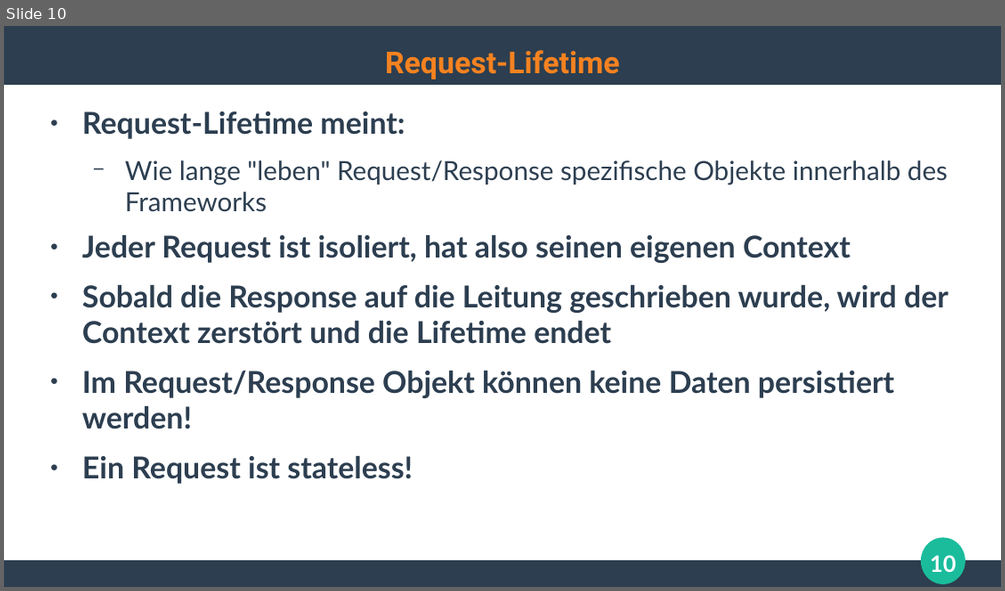
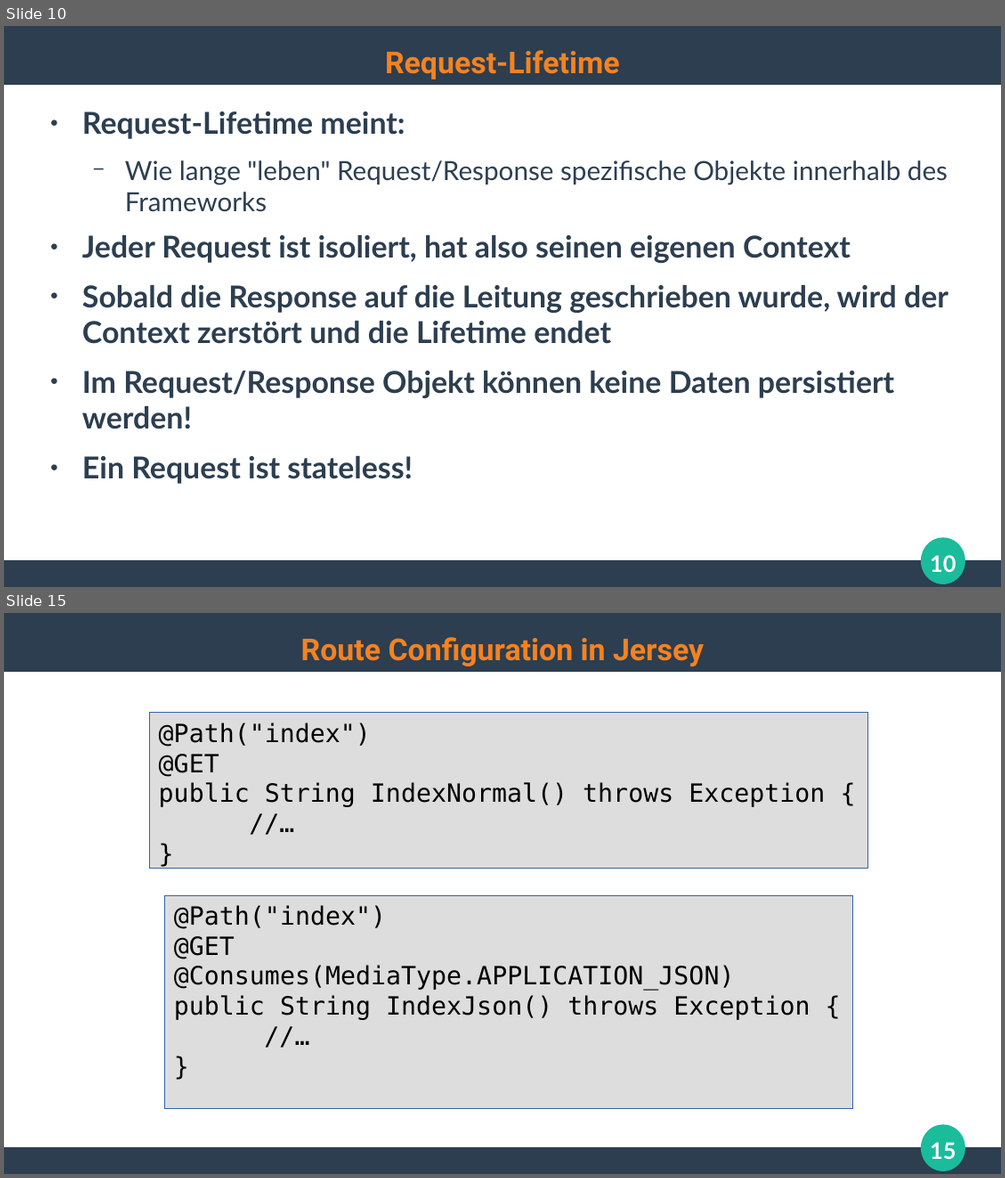
Before and after one commit to ghandmann/HS-AlbSig-WebAnwendungen2, a slide deck: Kapitel/04_WebFrameworks_1x1.odp. Shown one above the other, each under a label of ours: slide 10 before the commit, slides 10 and 15 after it; the slides between them are not shown. The pictures are 1005x591 and 1005x1178 pixels, drawn with LibreOffice and Linux fonts; fonts in the diff are those of the drawing. Boxes give left, top, right and bottom in pixels: in the first picture for what was removed or moved away, otherwise in the second. Text is boxed around its words. In the diff, an @@ line names an element or a change of style, - is before the commit and + after.

```diff
--- a/Kapitel/04_WebFrameworks_1x1.odp
+++ b/Kapitel/04_WebFrameworks_1x1.odp
@@ slide 15 added at bbox=[4, 613, 1001, 1174], background #FFFFFF; not listed: 3 template elements that a slide beside it also shows @@
@@ title added at bbox=[301, 637, 704, 666], 24 pt, text #F58220, bold @@
+Route Configuration in Jersey
@@ rectangle added at bbox=[150, 713, 868, 868], fill #DDDDDD, outline #3465A4 0 pt, 20 pt, text #000000 @@
+@Path("index")
+@GET
+public String IndexNormal() throws Exception {
+//…
+}
@@ rectangle added at bbox=[165, 895, 852, 1109], fill #DDDDDD, outline #3465A4 0 pt, 20 pt, text #000000 @@
+@Path("index")
+@GET
+@Consumes(MediaType.APPLICATION_JSON)
+public String IndexJson() throws Exception {
+//…
+}
@@ page number added at bbox=[930, 1142, 955, 1159], 18 pt, text #FFFFFF, bold @@
+15
```
Also in this commit, not shown: 4 slides changed, 5 other slides added, 1 slide removed, 2 other files.
